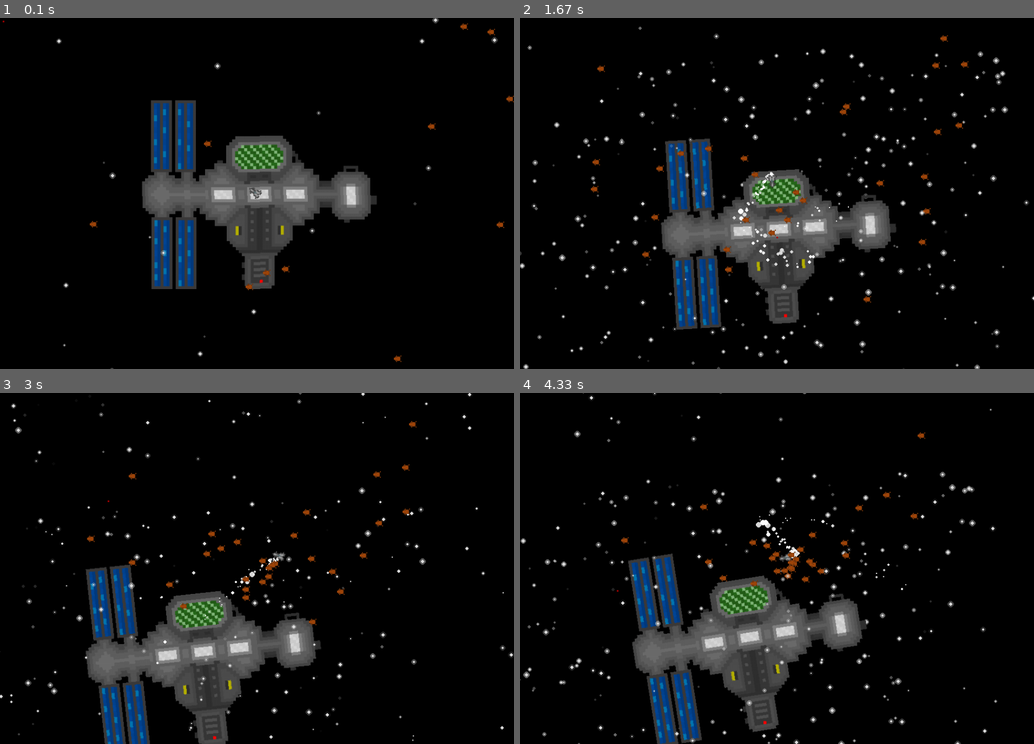
Above: before the commit, frames 1-4 (two rows, left to right).
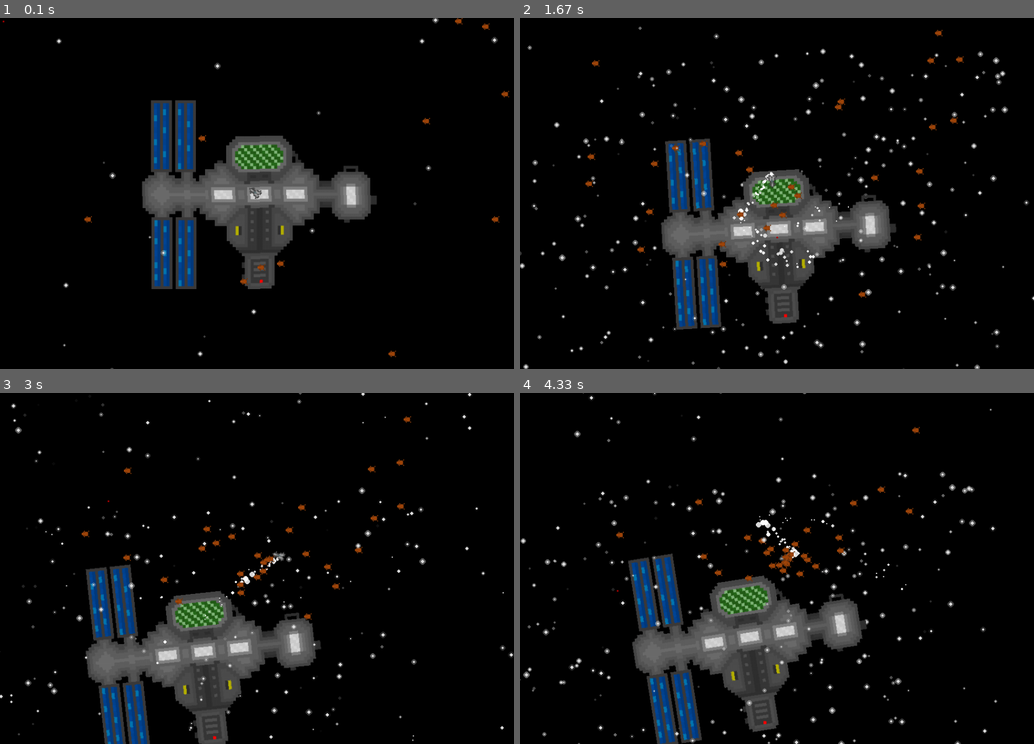
Above: after the commit, the same moments.

Repository: ztdnzunYT/Capstone-Project-2024
Game: pygame game, started from xzplore/xzplore.py
The game is run twice, just before and just after one commit, with the same random seed, the same clock (stepped at 60 frames per second) and the same inputs.
Inputs (mouse positions are in pixels of both pictures, inside the frame that each line leads up to):
- Up to frame 1 (0.1 s): no input
- Up to frame 2 (1.67 s): press the mouse at (653, 197) at 0.37 s; move the mouse to (741, 232) at 0.47 s; release the mouse at (828, 270) at 0.6 s; press the mouse at (653, 197) at 0.7 s; move the mouse to (648, 130) at 0.8 s; release the mouse at (643, 63) at 0.93 s; click (787, 74) at 1.08 s; click (777, 235) at 1.58 s
- Up to frame 3 (3 s): click (359, 540) at 1.92 s; click (442, 540) at 2.42 s; click (107, 501) at 2.98 s
- Up to frame 4 (4.33 s): click (627, 547) at 3.32 s; click (915, 607) at 3.75 s; click (617, 589) at 4.15 s

The runs differ from the first frame. In frame 1, 0.4% of the frame differs, in the area x 16-100%, y 0-99%; in frame 2, 1.1%, in the area x 12-88%, y 3-82%; in frame 3, 1.1%; in frame 4, 1.0%.

Commit message:
Update xzplore.py

Diff:
--- a/xzplore/xzplore.py
+++ b/xzplore/xzplore.py
@@ -278,7 +278,7 @@
         self.x = position[0] - size/2
         self.y = position[1] - size/2
         self.dir = Projectile.fire_projectile()
-        self.surface = pygame.Surface((size,size),pygame.SRCALPHA)
+        self.surface = pygame.Surface((size,size ),pygame.SRCALPHA)
         self.rect = self.surface.get_rect()
         self.position = position
         self.center =  (size/2,size/2)
@@ -305,6 +305,7 @@
         return (dx,dy)
 
     def update(self):
+        self.rect.center = self.x,self.y
         self.x += (self.dir[0] + self.spread) * self.speed
         self.y += (self.dir[1] + self.spread) * self.speed
 
@@ -329,7 +330,8 @@
         dy /= dir
         self.x += dx * self.speed/10
         self.y += dy * self.speed/10
-        screen.blit(self.surface,(self.x,self.y))
+        self.rect.center = self.x,self.y
+        screen.blit(self.surface,(self.rect))
 
 
 
@@ -382,7 +384,6 @@
     #circle.draw()
     #screen.blit(planet,planet_rec)
 
-
     space_station.draw()
     space_station.update(World_pos.dir_offset)
     space_station.spin()
@@ -396,6 +397,7 @@
         if particle.size <=0 or particle.lifetime <= 0:
             smoke_particles.remove(particle)
 
+
     Projectile.projectile_delay +=1
 
     if Projectile.projectile_delay > 30:
@@ -405,7 +407,7 @@
             Projectile.projectile_delay = 0
 
 
-    for projectile in projectiles:
+    for projectile in projectiles[:]:
         projectile.draw()
         projectile.update()
         if projectile.x > SCREEN_WIDTH +30 or projectile.x < -30:
@@ -413,25 +415,23 @@
         elif projectile.y > SCREEN_HEIGHT +30 or projectile.y < -30:
             projectiles.remove(projectile)
 
-
     spaceship.update()
     spaceship.point_towards(mouse_pos)
     spaceship.move(mouse_pos)
 
     if len(parasites) < 30:
         parasites.append(Parasite(random.randint(0,SCREEN_WIDTH),random.randint(0,SCREEN_HEIGHT),"assets/parasite1.png",20,random.uniform(1,10)))
-
     for parasite in parasites:
         parasite.update()
-
-    '''
-    for projectile in projectiles:
-        if pygame.Rect.colliderect(parasite.rect,projectile.rect):
-            if parasite in parasites:
-                parasites.remove(parasite)
-            else:
-                pass
-    '''
+        for projectile in projectiles:
+            if pygame.Rect.colliderect(parasite.rect,projectile.rect):
+                try:
+                    projectiles.remove(projectile)
+                    parasites.remove(parasite)
+
+                except:
+                    pass
+
 
 
     if len(foreground_stars) < 150:
